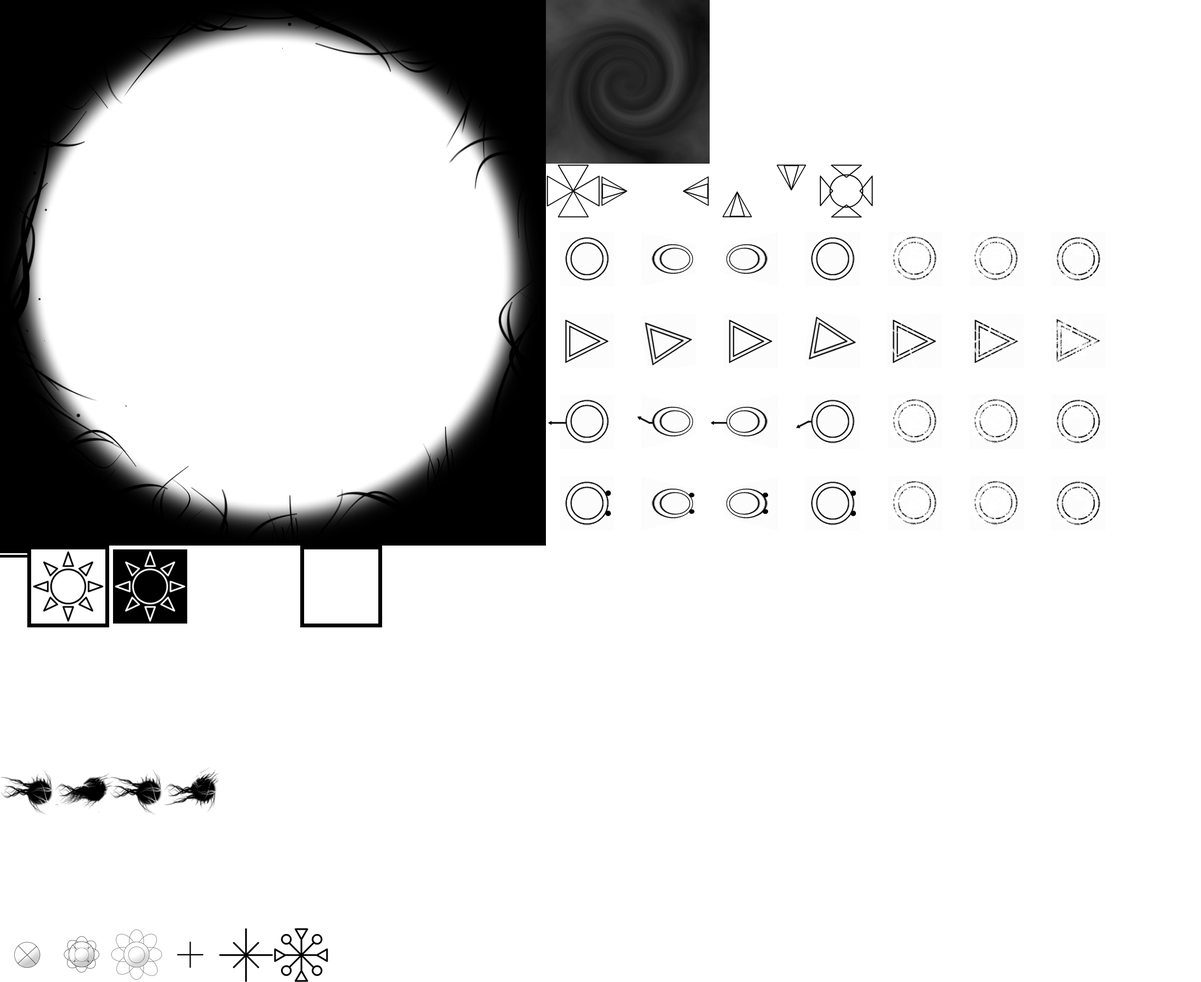
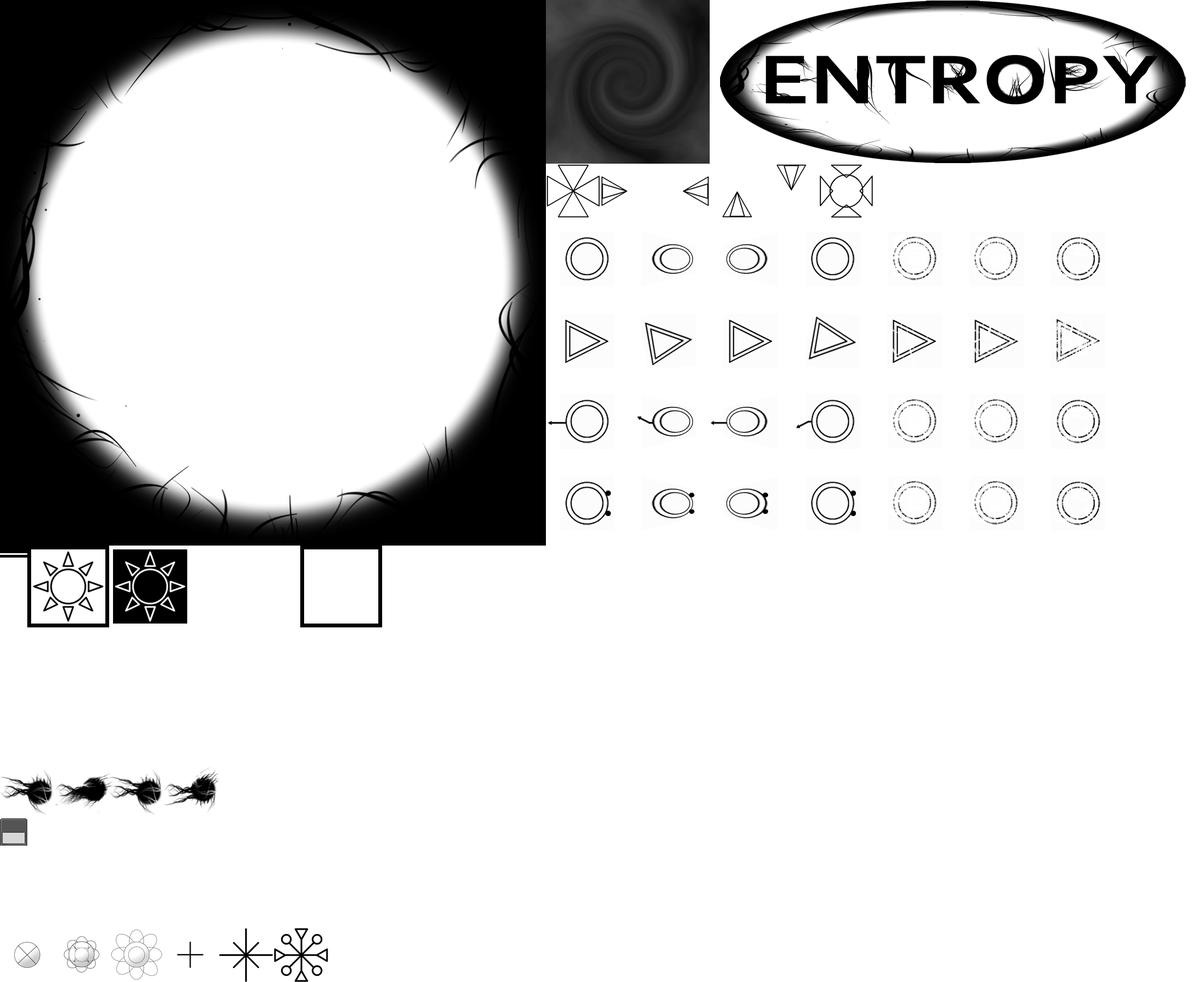
Before/after of a 1201px x 982px layered artwork. What changed in the layer stack:
added layer "ENTROPY" above "Cursors" over box(719, 0, 1186, 164)
added layer "perkNode" above "hudBackground" over box(0, 818, 28, 846)
